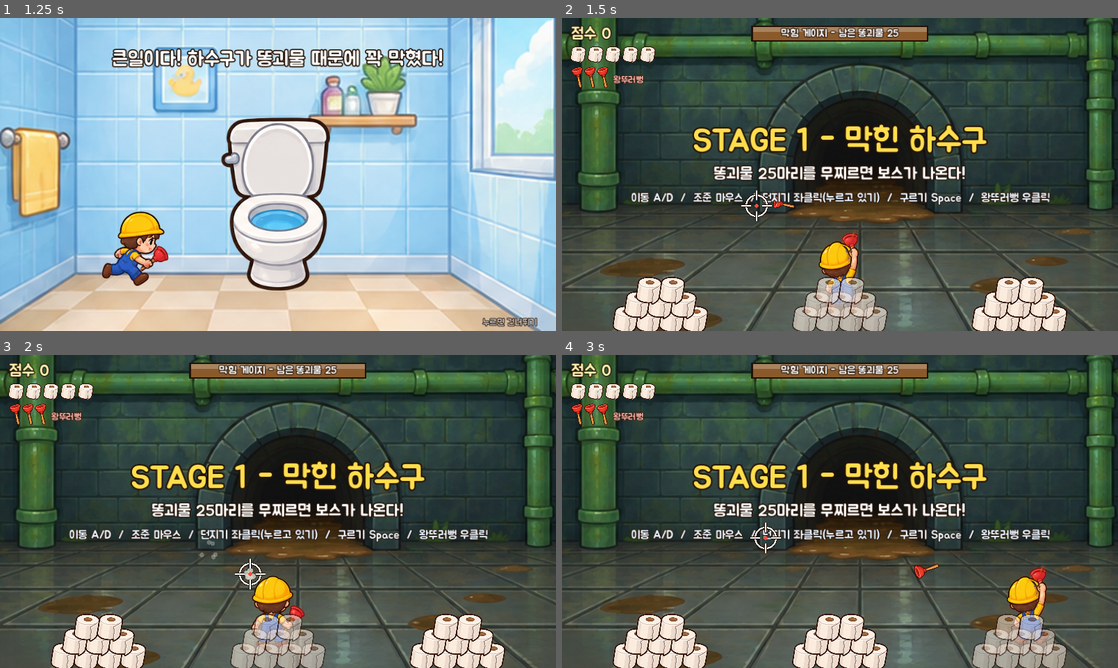
Above: before the commit, frames 1-4 (two rows, left to right).
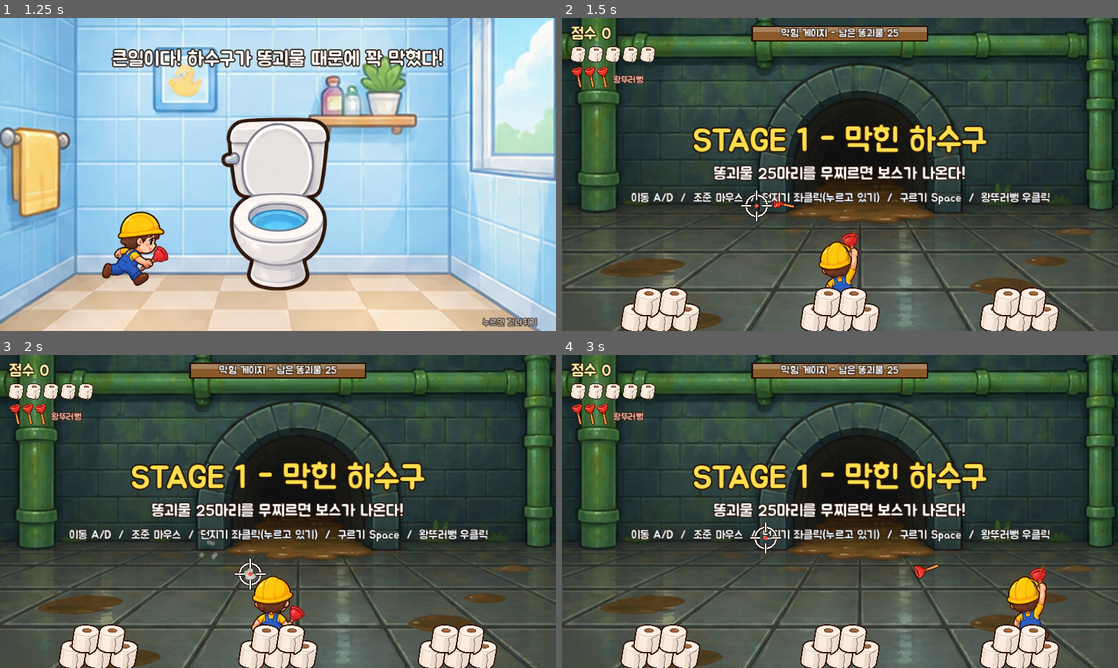
Above: after the commit, the same moments.

Repository: gbsman77/ttureoppeong
Game: Godot game, scene res://main.tscn
Two runs of this game, one before a commit and one after it. Both use one fixed random seed, a clock stepped at 60 frames per second and the inputs below.
Inputs (mouse positions are in pixels of both pictures, inside the frame that each line leads up to):
- Up to frame 1 (1.25 s): tap Enter (start) at 0.5 s; move the mouse to (400, 158) at 0.52 s; hold D (move_right) from 0.53 s (still down); tap Space (roll) at 0.6 s; click (400, 158) at 0.67 s
- Up to frame 2 (1.5 s): release D (move_right) at 1.25 s; drag from (728, 190) to (812, 237) at 1.27 s
- Up to frame 3 (2 s): no input
- Up to frame 4 (3 s): move the mouse to (895, 442) at 2.02 s; hold D (move_right) 2.03-2.75 s; tap Space (roll) at 2.1 s; drag from (812, 574) to (673, 464) at 2.77 s

Frame 1 is identical in both runs. In frame 2, 4.9% of the frame differs, in the area x 9-91%, y 82-100%; in frame 3, 5.0%; in frame 4, 5.0%.

Commit message:
휴지 바리케이드를 다시 5개짜리 불투명한 벽으로
- 반투명 효과를 빼고, 3-2 로 쌓은 휴지 5개가 주인공 몸을 가리게
- 휴지를 조금 크게 해서 주인공이 뒤에 숨은 것처럼 보이게

Co-Authored-By: Claude Opus 5.5 <noreply@anthropic.com>
Claude-Session: https://claude.ai/code/session_019yZfvLZknVHuX4qXSdW1Kn

Diff:
--- a/scripts/barricade.gd
+++ b/scripts/barricade.gd
@@ -2,18 +2,17 @@
 ## 주인공 앞의 휴지 바리케이드. 날아오는 똥을 막아 주지만 맞을수록 무너진다.
 
 const DU = preload("res://scripts/draw_util.gd")
-const MAX_HP = 12
-const ROW_H = 25.0
+const MAX_HP = 10
+const ROW_H = 27.0
+const ROLL_W = 44.0
 
 var main
 var x = 480.0
 var hp = MAX_HP
 var flash = 0.0
-# 휴지를 4-3-2 로 쌓은 벽. 주인공 허리까지 가려서 그 뒤에 숨은 게 보인다.
+# 휴지를 3-2 로 쌓은 벽. 주인공 다리를 가려서 그 뒤에 숨은 것처럼 보인다.
 # 맞을수록 위쪽부터 하나씩 없어진다.
-var slots = [Vector2(-60, 0), Vector2(-20, 0), Vector2(20, 0), Vector2(60, 0),
-	Vector2(-40, 1), Vector2(0, 1), Vector2(40, 1),
-	Vector2(-20, 2), Vector2(20, 2)]
+var slots = [Vector2(-44, 0), Vector2(0, 0), Vector2(44, 0), Vector2(-22, 1), Vector2(22, 1)]
 
 
 func reset():
@@ -27,7 +26,7 @@
 
 
 func blocks(px: float) -> bool:
-	return hp > 0 and abs(px - x) < 72.0
+	return hp > 0 and abs(px - x) < 66.0
 
 
 func top_y() -> float:
@@ -43,9 +42,6 @@
 
 func tick(delta: float):
 	flash = max(0.0, flash - delta)
-	# 주인공이 뒤에 숨으면 휴지 벽을 반투명하게 해서 숨은 모습이 보이게 한다
-	var behind = abs(main.player.position.x - x) < 90.0
-	modulate.a = lerp(modulate.a, 0.55 if behind else 1.0, min(1.0, delta * 10.0))
 	queue_redraw()
 
 
@@ -54,6 +50,6 @@
 	var base = main.GROUND_Y + 8.0
 	for i in n:
 		var s = slots[i]
-		DU.roll(self, Vector2(x + s.x, base - s.y * ROW_H), 40, 26)
+		DU.roll(self, Vector2(x + s.x, base - s.y * ROW_H), ROLL_W, 26)
 	if flash > 0.0:
 		DU.ellipse(self, Vector2(x, base - 20), 90, 45, Color(1, 1, 1, flash * 3.0))
Not shown, changed: docs/index.html
Not shown, changed: docs/index.pck
Not shown, changed: docs/index.service.worker.js
